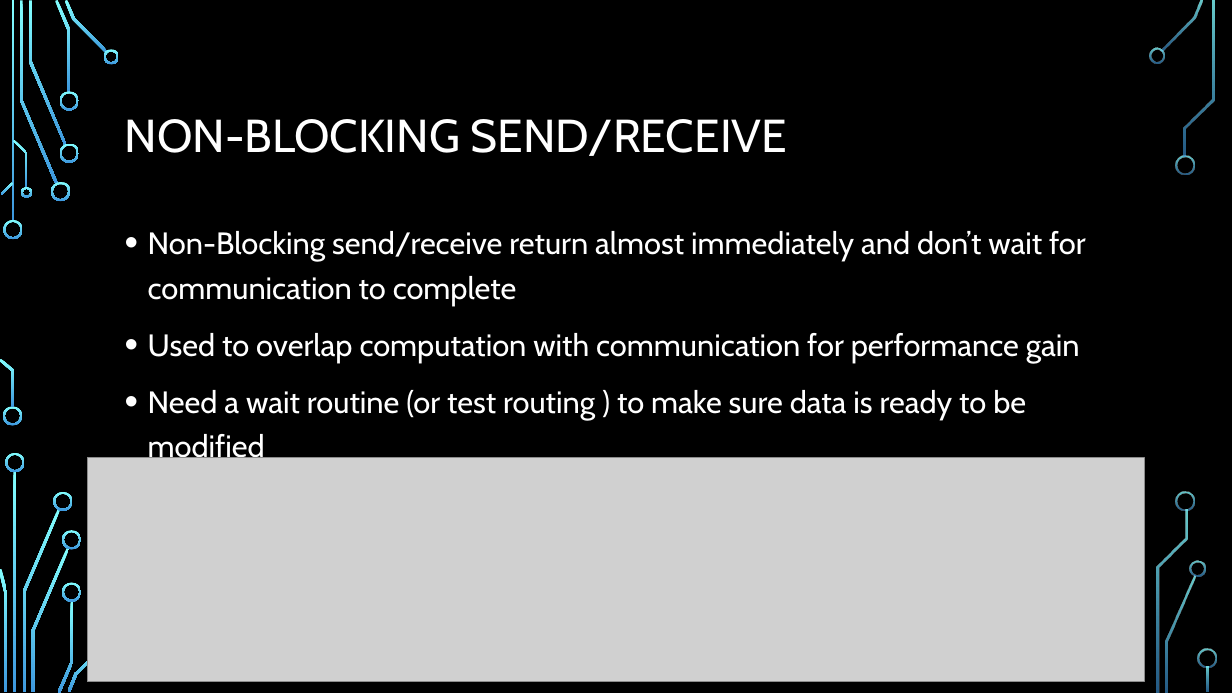
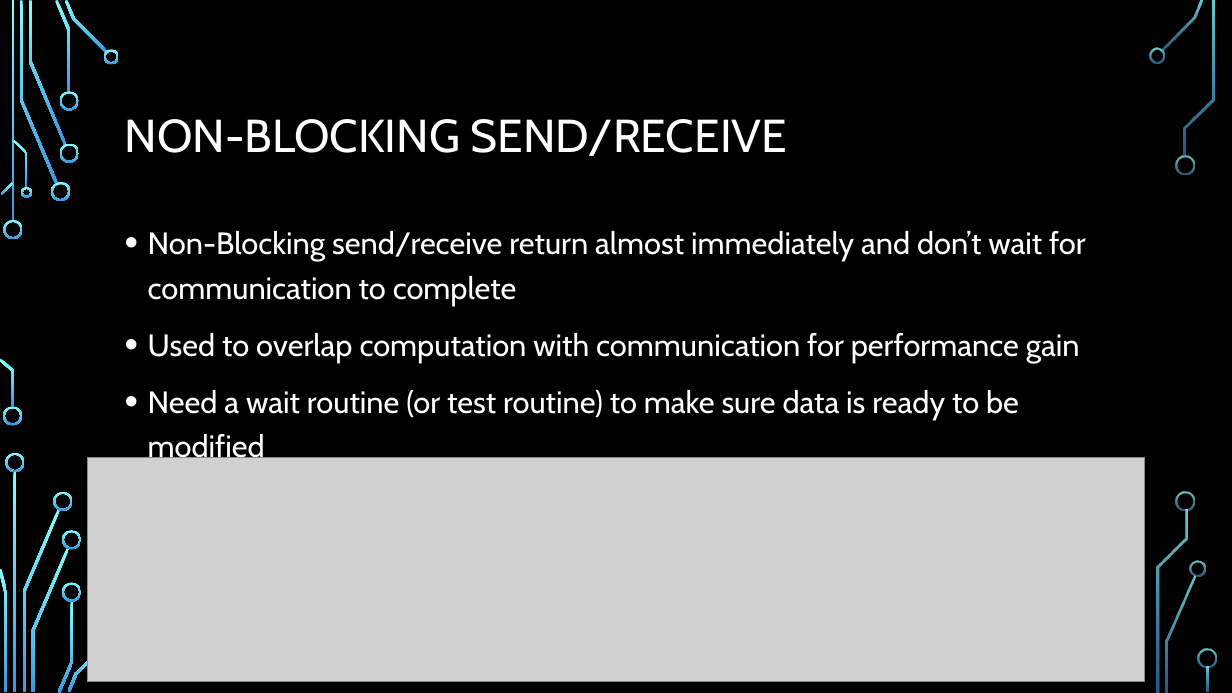
Before and after one commit to ValenYamamoto/IEEE_MPI_Workshop, a slide deck: slide 15 of MPI_Workshop.pptx. Drawn at 1232x693 pixels with LibreOffice and Linux fonts; fonts in the diff are those of the drawing; grey boxes stand for pictures; background and template pictures are left out. Boxes give left, top, right and bottom in pixels: in the first picture for what was removed or moved away, otherwise in the second. Text is boxed around its words. In the diff, an @@ line names an element or a change of style, - is before the commit and + after.

```diff
--- a/MPI_Workshop.pptx
+++ b/MPI_Workshop.pptx
@@ text at [148,390,1019,464]: text changed @@
-• Need a wait routine (or test routing ) to make sure data is ready to be modified
+• Need a wait routine (or test routine) to make sure data is ready to be modified
```
Also in this commit, not shown: 1 slide added.
